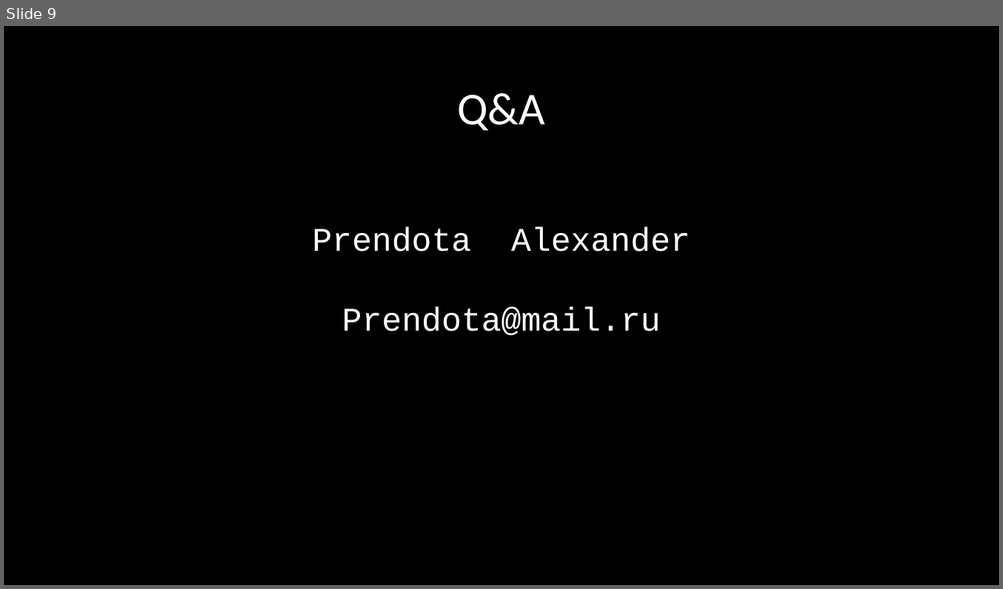
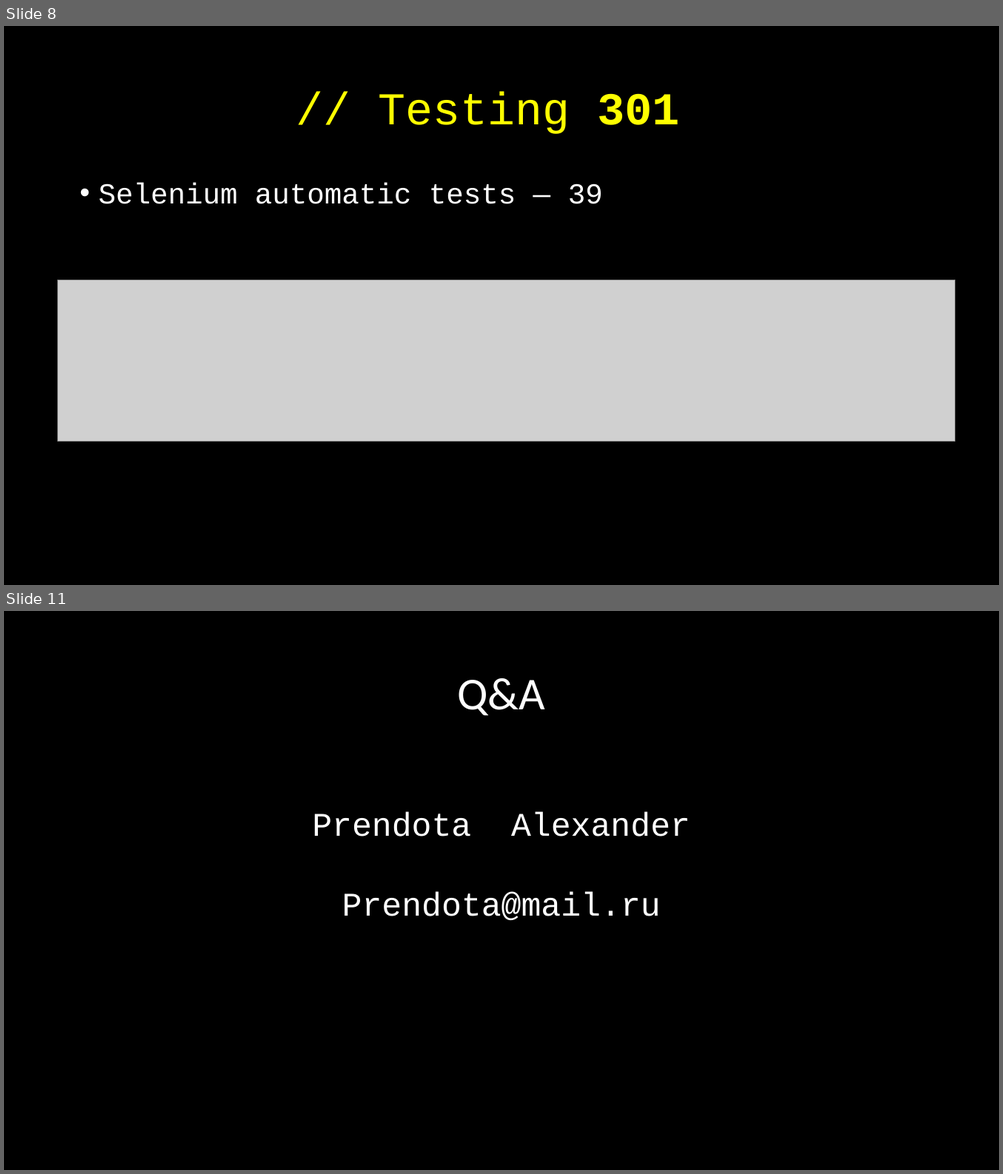
Before and after one commit to AlexanderPrendota/Schweizerische-Bundesbahnen, a slide deck: Project plan/The final All Hands Meeting.pptx. Shown one above the other, each under a label of ours: slide 9 before the commit, slides 8 and 11 after it; the slides between them are not shown. The pictures are 1003x589 and 1003x1174 pixels, drawn with LibreOffice and Linux fonts; fonts in the diff are those of the drawing; grey boxes stand for pictures. Boxes give left, top, right and bottom in pixels: in the first picture for what was removed or moved away, otherwise in the second. Text is boxed around its words. In the diff, an @@ line names an element or a change of style, - is before the commit and + after.

```diff
--- a/Project plan/The final All Hands Meeting.pptx
+++ b/Project plan/The final All Hands Meeting.pptx
@@ slide 8 added at box(4, 26, 999, 585), background #000000 @@
@@ title added at box(378, 92, 679, 134), 44 pt, text #FFFF00 @@
+// Testing 301
@@ text added at box(99, 183, 603, 204), 28 pt, text #FFFFFF @@
+• Selenium automatic tests — 39
@@ picture added at box(58, 280, 955, 442) @@
@@ what was slide 9 is now slide 11 @@
```
Also in this commit, not shown: 4 slides changed, 5 other slides added, 4 slides removed, 5 other files.
